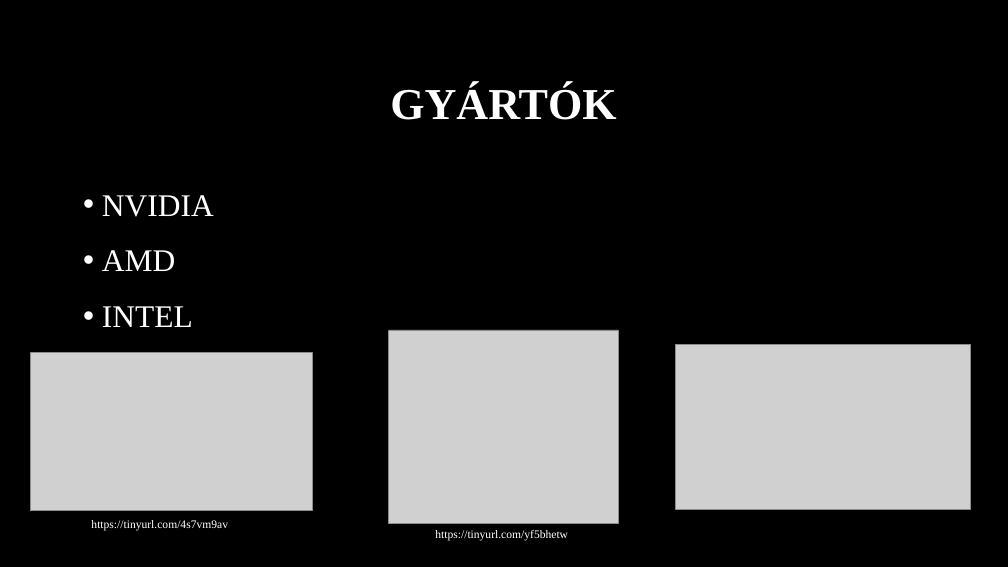
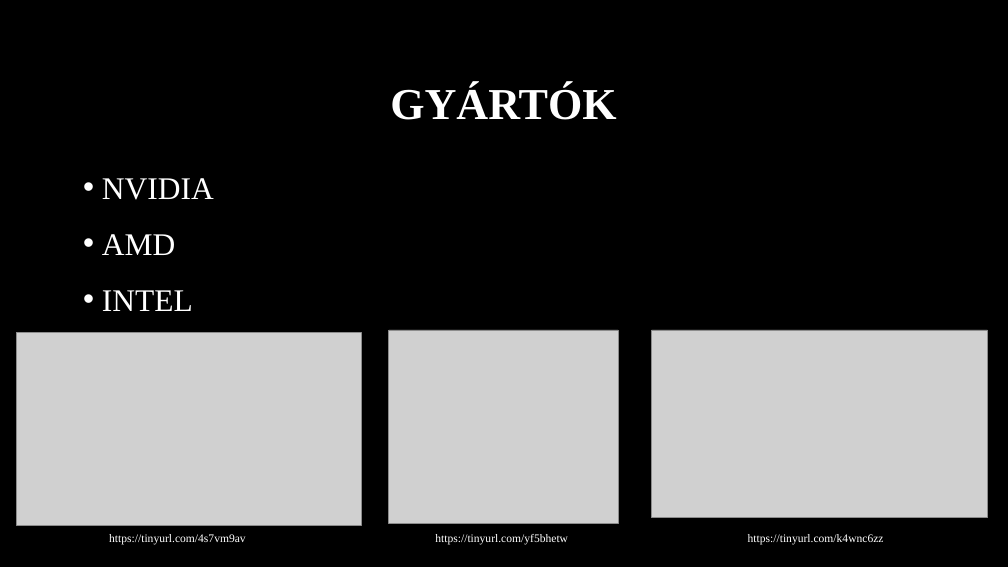
Before and after one commit to MszrsRicsi/Paprika, a slide deck: slide 2 of Videokartyak.pptx. Drawn at 1008x567 pixels with LibreOffice and Linux fonts; fonts in the diff are those of the drawing; grey boxes stand for pictures; background and template pictures are left out. Boxes give left, top, right and bottom in pixels: in the first picture for what was removed or moved away, otherwise in the second. Text is boxed around its words. In the diff, an @@ line names an element or a change of style, - is before the commit and + after.

```diff
--- a/Videokartyak.pptx
+++ b/Videokartyak.pptx
@@ text "NVIDIA": place and size @@
-text "NVIDIA" at (102,195,214,327)
+text "NVIDIA" at (102,178,214,311)
@@ picture: place and size @@
-picture at (30,353,312,511)
+picture at (17,333,361,526)
@@ picture: place and size @@
-picture at (676,344,971,509)
+picture at (652,330,988,518)
@@ text "https://tinyurl.com/4s7vm9av": place and size @@
-text "https://tinyurl.com/4s7vm9av" at (91,520,228,531)
+text "https://tinyurl.com/4s7vm9av" at (109,534,246,545)
@@ text "https://tinyurl.com/yf5bhetw": place and size @@
-text "https://tinyurl.com/yf5bhetw" at (435,530,568,541)
+text "https://tinyurl.com/yf5bhetw" at (435,534,568,545)
@@ text added at (748,534,884,545), 11 pt, text #FFFFFF @@
+https://tinyurl.com/k4wnc6zz
```
Also in this commit, not shown: 6 other slides changed, 1 slide added, 1 slide removed.
